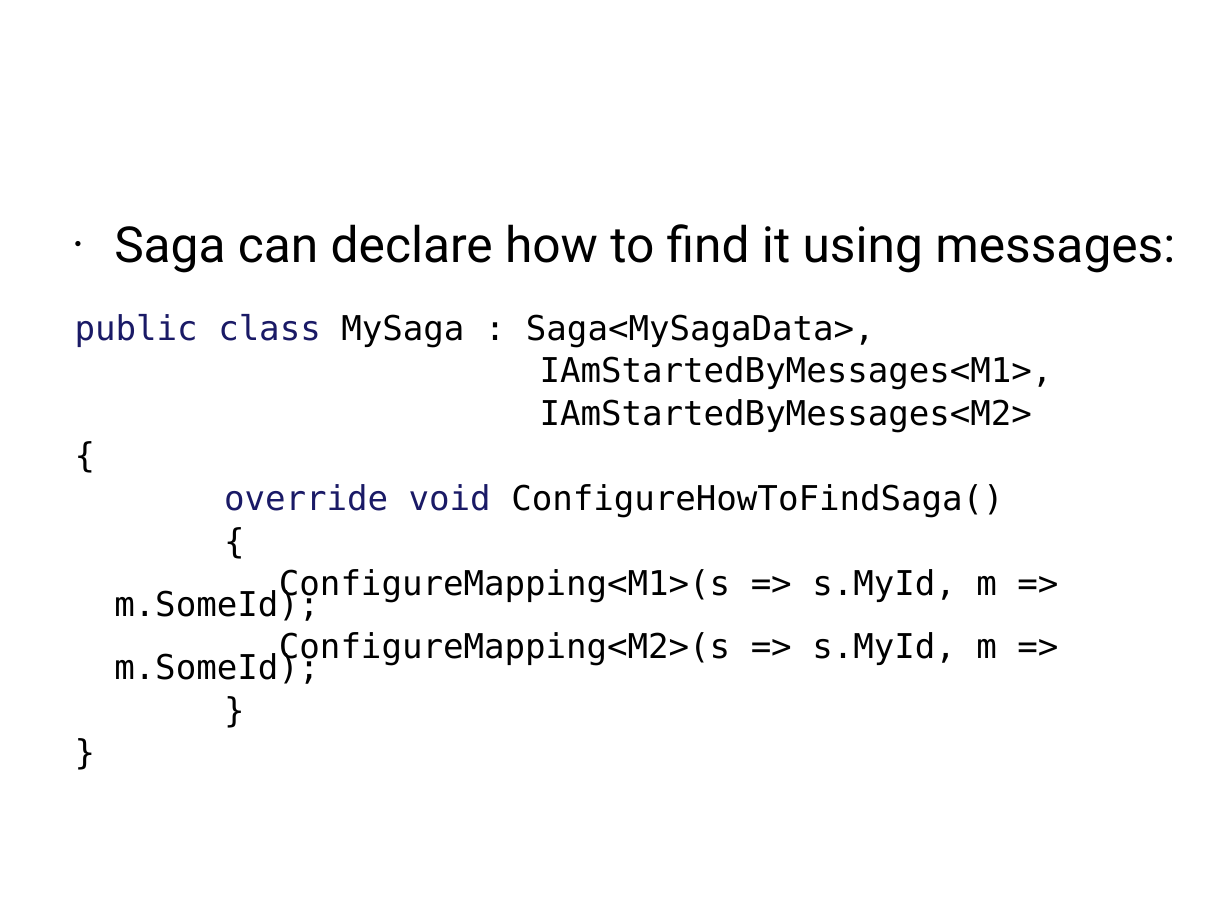
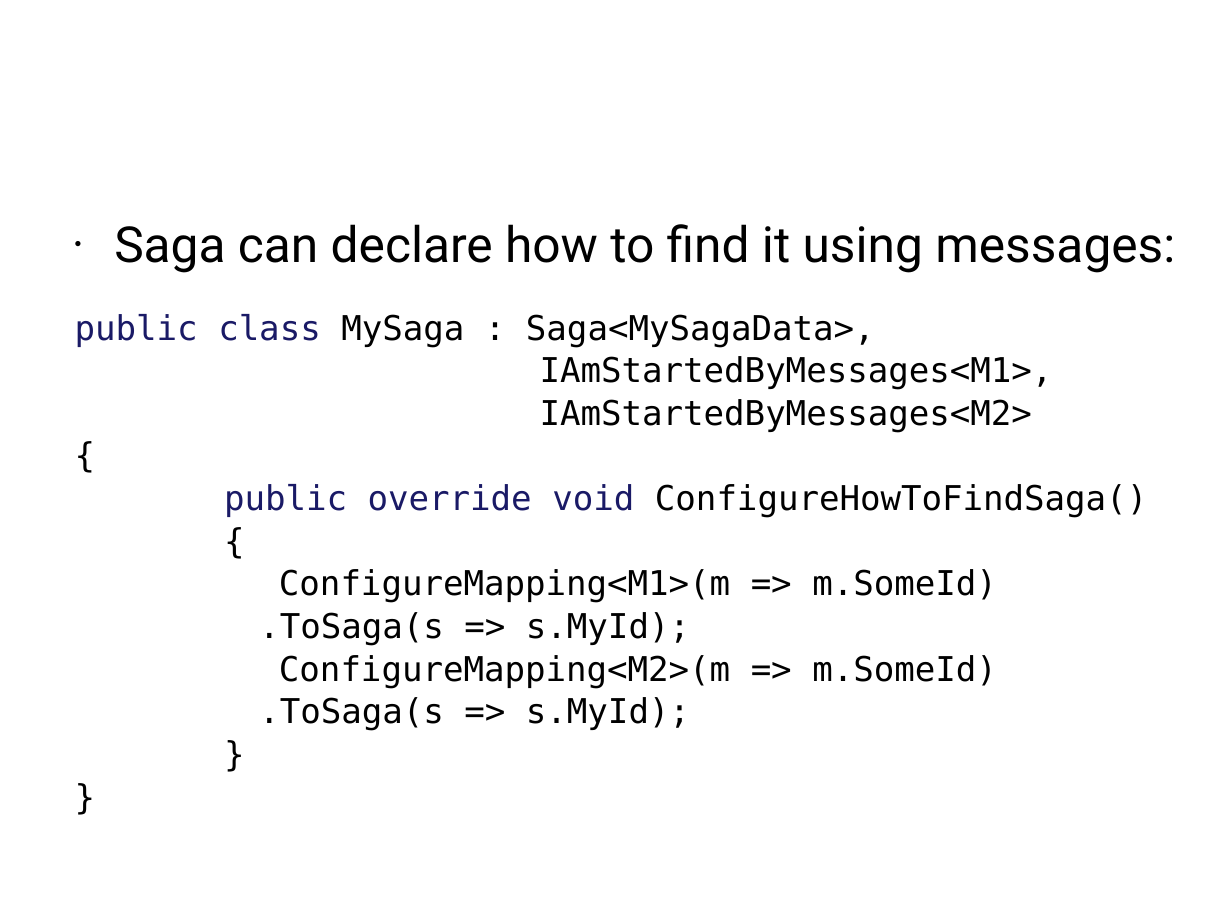
Before and after one commit to Particular/Course.Slides, a slide deck: slide 168 of EnterpriseDevelopmentWithNServiceBus.pptx. Drawn at 1232x924 pixels with LibreOffice and Linux fonts; fonts in the diff are those of the drawing; background and template pictures are left out. Boxes give left, top, right and bottom in pixels: in the first picture for what was removed or moved away, otherwise in the second. Text is boxed around its words. In the diff, an @@ line names an element or a change of style, - is before the commit and + after.

```diff
--- a/EnterpriseDevelopmentWithNServiceBus.pptx
+++ b/EnterpriseDevelopmentWithNServiceBus.pptx
@@ text at bbox=[224, 484, 1147, 518]: text changed @@
-override void ConfigureHowToFindSaga()
+public override void ConfigureHowToFindSaga()
@@ text at bbox=[259, 569, 997, 731]: text changed @@
-ConfigureMapping<M1>(s => s.MyId, m => m.SomeId);
-ConfigureMapping<M2>(s => s.MyId, m => m.SomeId);
+ConfigureMapping<M1>(m => m.SomeId)
+.ToSaga(s => s.MyId);
+ConfigureMapping<M2>(m => m.SomeId)
+.ToSaga(s => s.MyId);
```
Also in this commit, not shown: 4 other slides changed.
